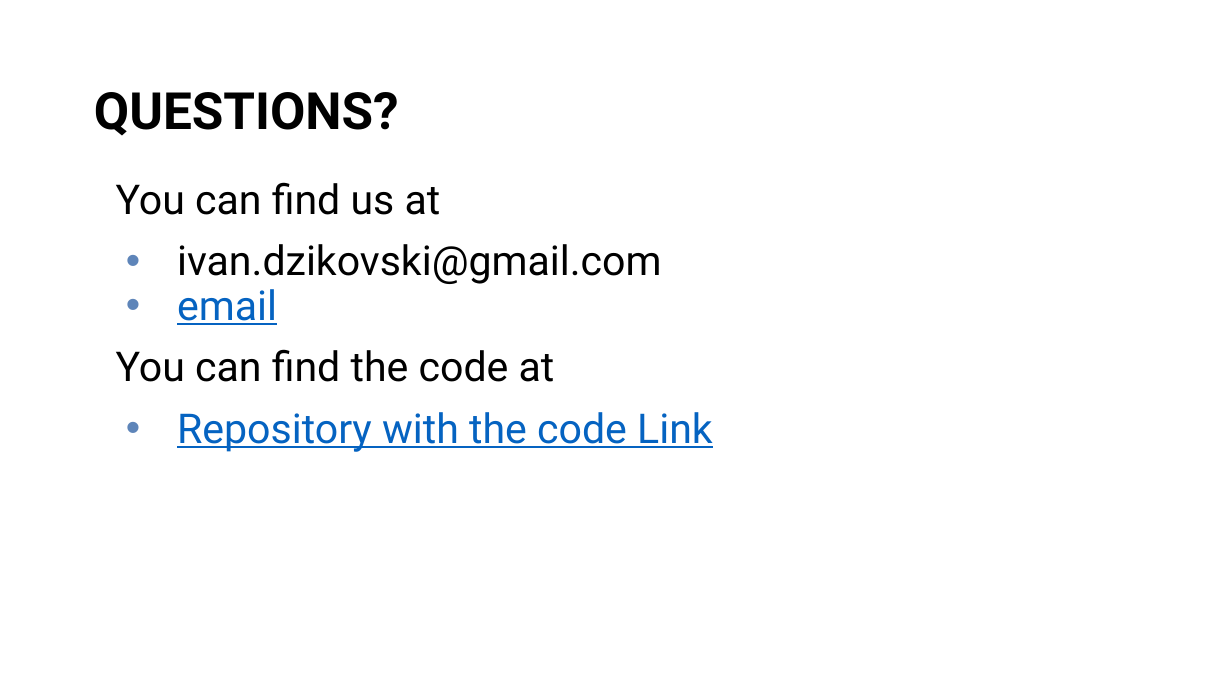
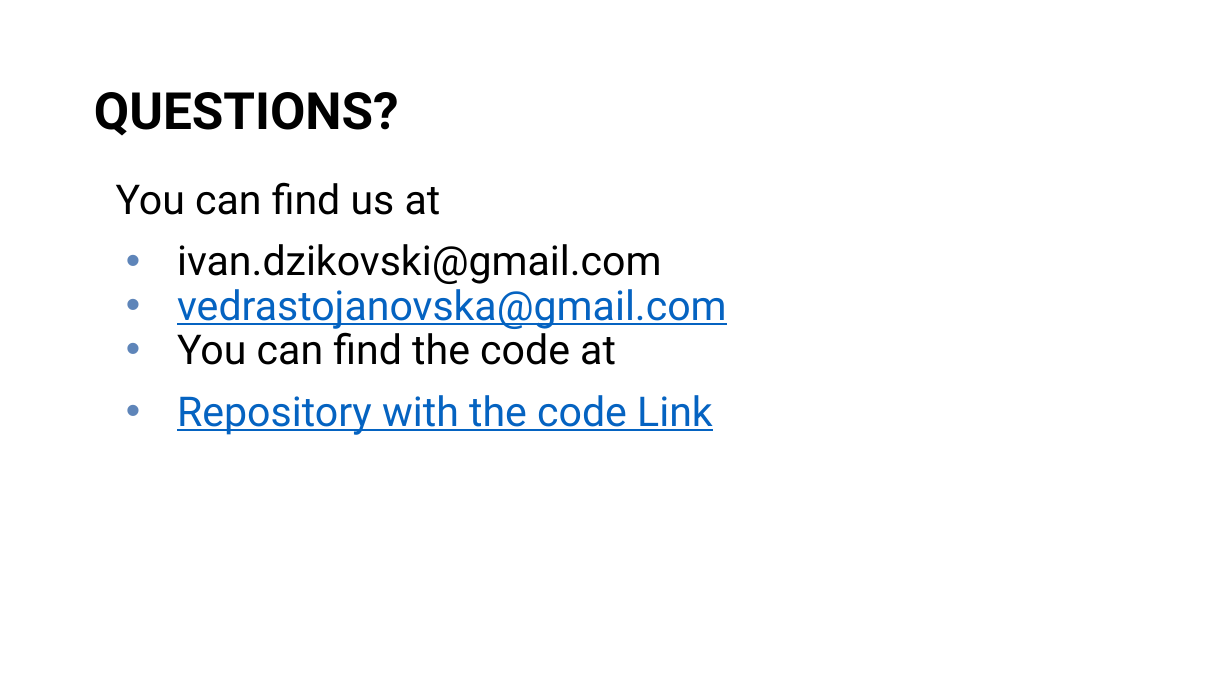
Before and after one commit to idzikovski/net-maui-lecturer-repo, a slide deck: slide 13 of CLASS 1/MAUI Intro.pptx. Drawn at 1232x693 pixels with LibreOffice and Linux fonts; fonts in the diff are those of the drawing; background and template pictures are left out. Boxes give left, top, right and bottom in pixels: in the first picture for what was removed or moved away, otherwise in the second. Text is boxed around its words. In the diff, an @@ line names an element or a change of style, - is before the commit and + after.

Commit message:
Added email

```diff
--- a/CLASS 1/MAUI Intro.pptx
+++ b/CLASS 1/MAUI Intro.pptx
@@ subtitle at bbox=[177, 282, 727, 329]: text changed @@
-• email
+• vedrastojanovska@gmail.com
@@ subtitle at bbox=[177, 327, 616, 365]: bullet none to •; less space between paragraphs @@
```
